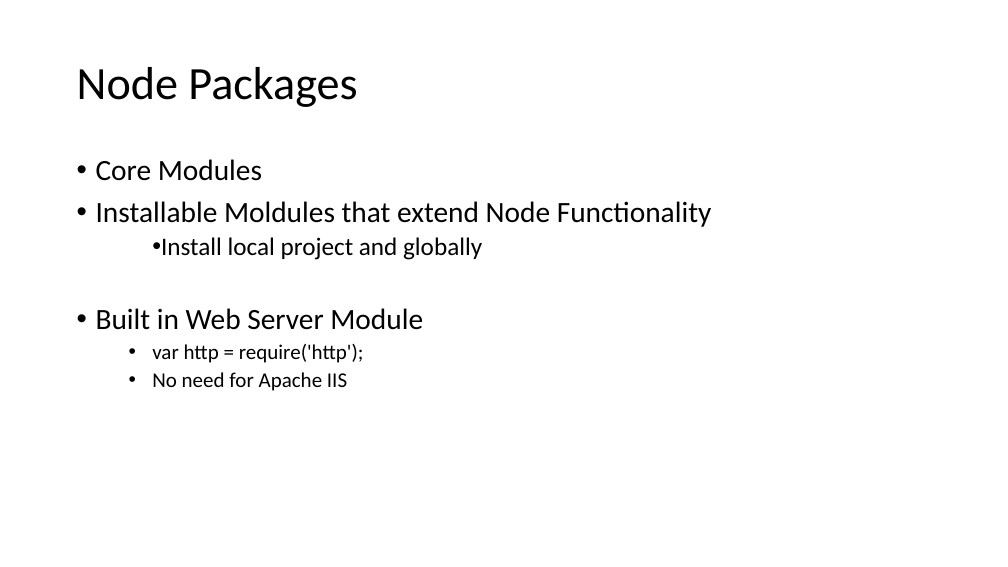
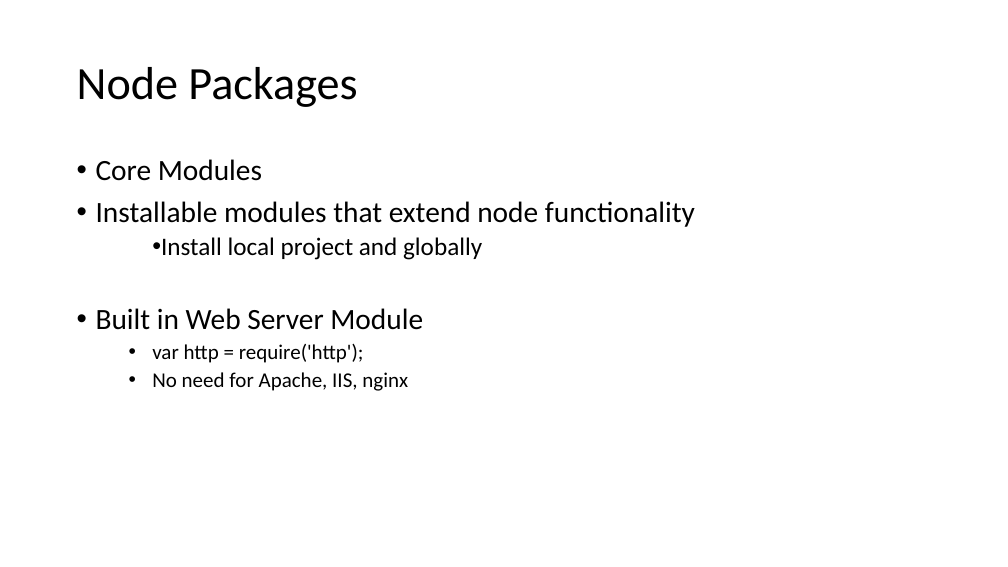
Before and after one commit to VDUNY/2015-02, a slide deck: slide 5 of NodeJSPresentation.ppt. Drawn at 1008x567 pixels with LibreOffice and Linux fonts; fonts in the diff are those of the drawing. Boxes give left, top, right and bottom in pixels: in the first picture for what was removed or moved away, otherwise in the second. Text is boxed around its words. In the diff, an @@ line names an element or a change of style, - is before the commit and + after.

```diff
--- a/NodeJSPresentation.ppt
+++ b/NodeJSPresentation.ppt
@@ text at box(96, 201, 695, 227): text changed @@
-• Installable Moldules that extend Node Functionality
+• Installable modules that extend node functionality
@@ text at box(152, 372, 408, 391): text changed @@
-    • No need for Apache IIS
+    • No need for Apache, IIS, nginx
```
Also in this commit, not shown: 2 other slides changed.
